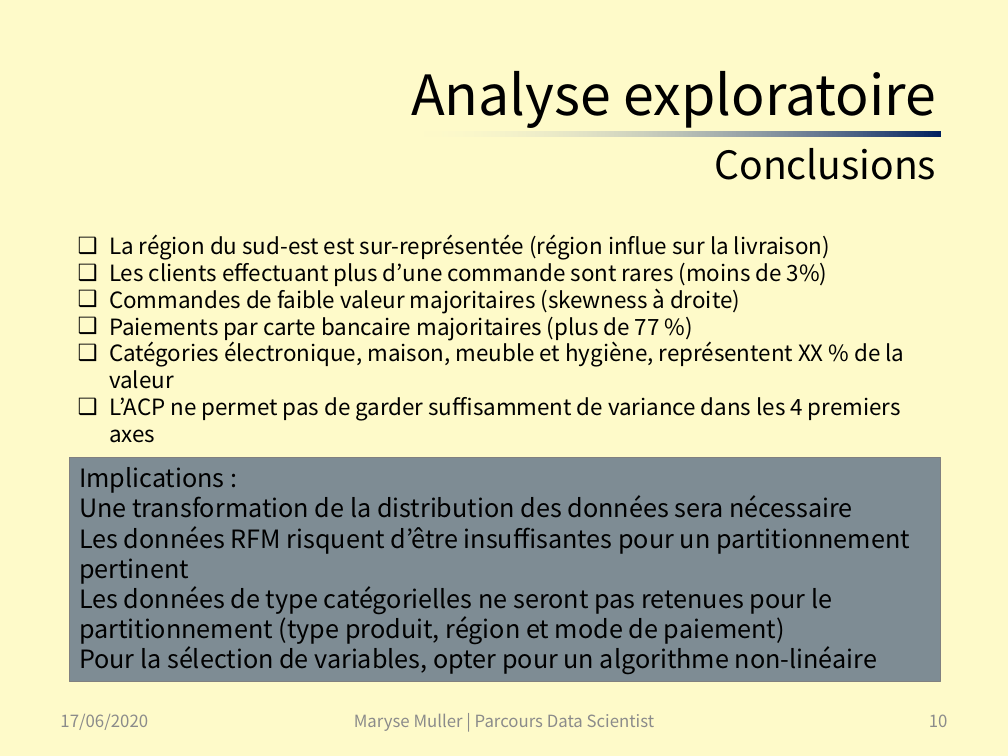
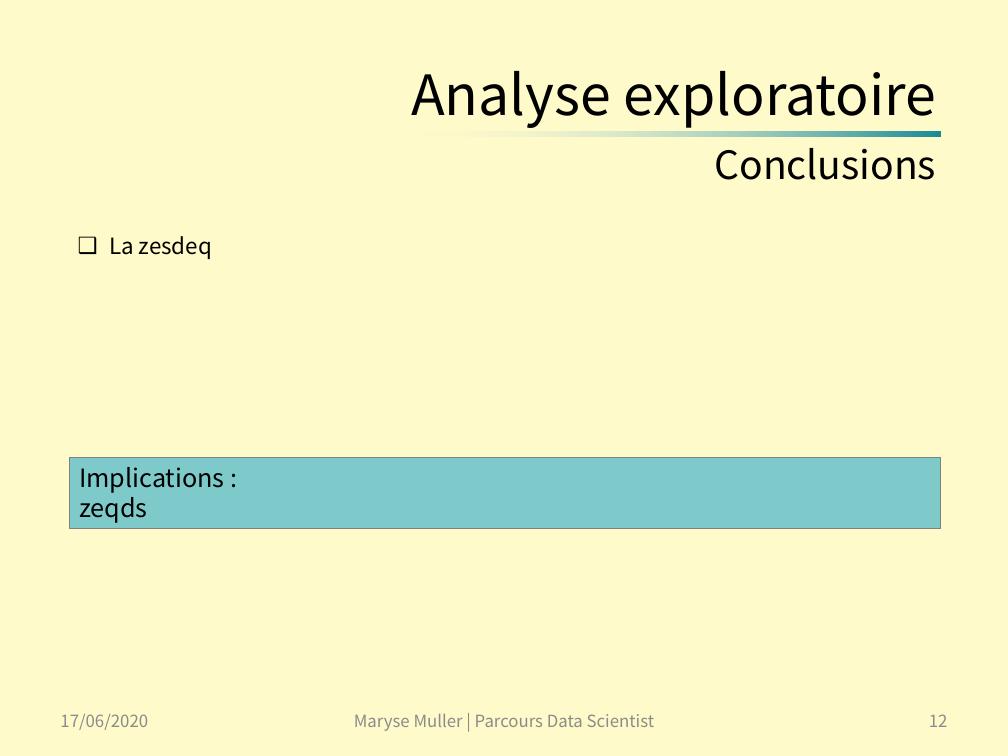
Before and after one commit to SmellyArmure/OC_DS_Project6, a slide deck: slide 12 of PRESENTATION/Projet6.pptx (slide 10 before the commit). Drawn at 1008x756 pixels with LibreOffice and Linux fonts; fonts in the diff are those of the drawing. Boxes give left, top, right and bottom in pixels: in the first picture for what was removed or moved away, otherwise in the second. Text is boxed around its words. In the diff, an @@ line names an element or a change of style, - is before the commit and + after.

```diff
--- a/PRESENTATION/Projet6.pptx
+++ b/PRESENTATION/Projet6.pptx
@@ rectangle at [421, 132, 940, 137]: fill gradient #002060 to #EEF2EA to gradient #198B97 to #EEF2EA @@
@@ text at [109, 236, 212, 259]: text changed @@
-❑ La région du sud-est est sur-représentée (région influe sur la livraison)
-❑ Les clients effectuant plus d’une commande sont rares (moins de 3%)
-❑ Commandes de faible valeur majoritaires (skewness à droite)
-❑ Paiements par carte bancaire majoritaires (plus de 77 %)
-❑ Catégories électronique, maison, meuble et hygiène, représentent XX % de la valeur
-❑ L’ACP ne permet pas de garder suffisamment de variance dans les 4 premiers axes
+❑ La zesdeq
@@ rectangle "Implications :": place and size @@
-rectangle "Implications :" at [70, 458, 941, 681]
+rectangle "Implications :" at [70, 458, 941, 529]
@@ rectangle "Implications :" at [70, 458, 941, 529]: fill #002060 at 50% opacity to #0099CC at 50% opacity @@
@@ text in rectangle at [79, 492, 148, 523]: text changed @@
-Une transformation de la distribution des données sera nécessaire
-Les données RFM risquent d’être insuffisantes pour un partitionnement pertinent
-Les données de type catégorielles ne seront pas retenues pour le partitionnement (type produit, région et mode de paiement)
-Pour la sélection de variables, opter pour un algorithme non-linéaire
+zeqds
@@ page number at [929, 714, 948, 727]: text changed @@
-10
+12
```
Also in this commit, not shown: 7 other slides changed, 11 slides added, 18 slides removed, 7 other files.
